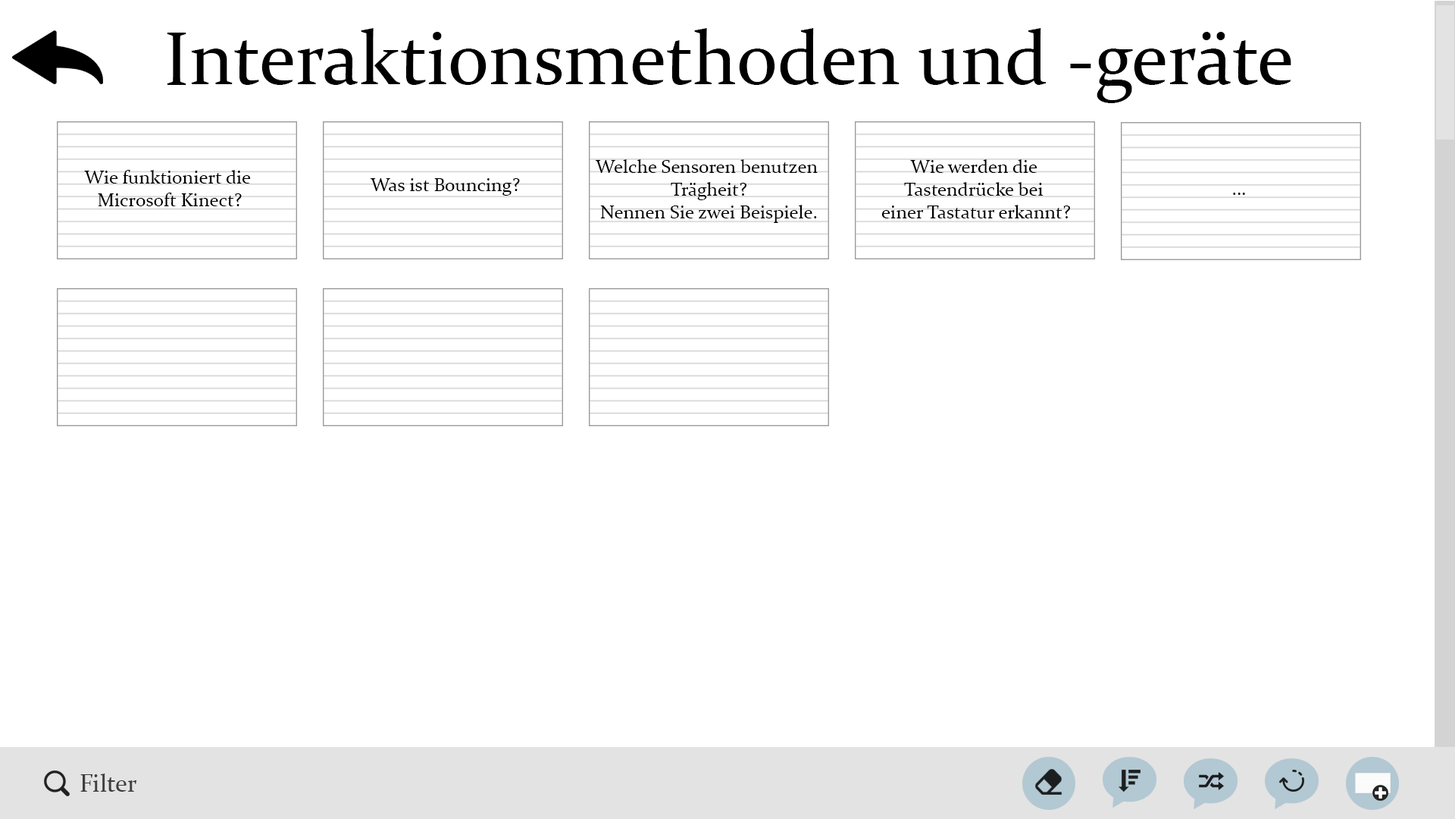
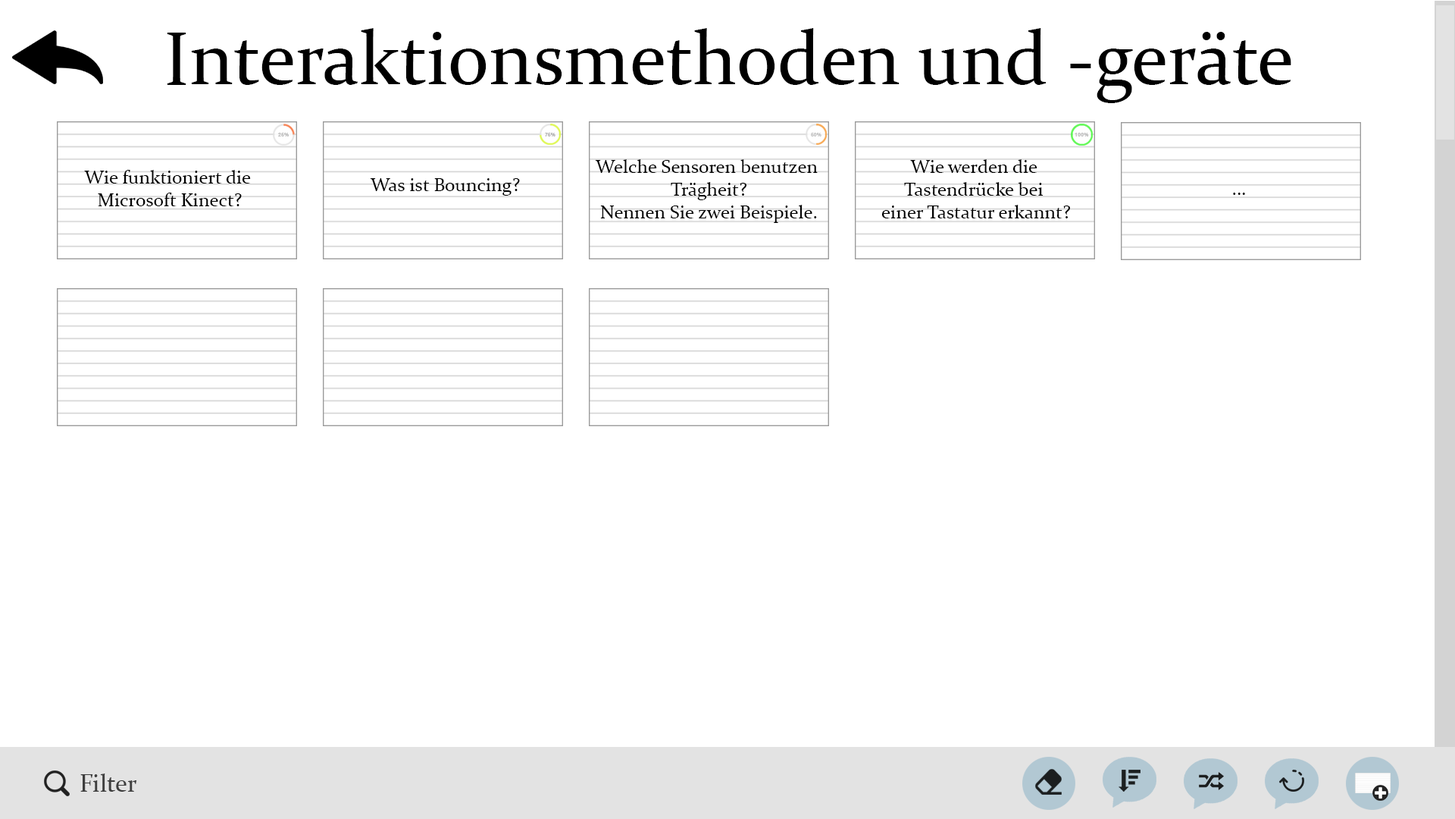
Layers edited between the first and the second 1455 × 819 image:
added group "Score 1" (85%) with 3 layers in group "Card Set Viewer" over box(272, 123, 295, 146)
added layer "25%" in group "Score 1" over box(278, 132, 289, 137)
added layer "Color" (2nd of 5, in "Card Set Viewer" › "Score 1") (75%) in group "Score 1" over box(283, 123, 295, 135)
added layer "Circle" (2nd of 5, in "Card Set Viewer" › "Score 1") in group "Score 1" over box(272, 123, 295, 146)
added group "Score 2" (85%) with 3 layers in group "Card Set Viewer" over box(539, 123, 561, 145)
added layer "75%" (2nd of 2, in "Card Set Viewer" › "Score 2") in group "Score 2" over box(544, 132, 556, 137)
added layer "Color" (3rd of 5, in "Card Set Viewer" › "Score 2") (75%) in group "Score 2" over box(539, 123, 561, 145)
added layer "Circle" (3rd of 5, in "Card Set Viewer" › "Score 2") in group "Score 2" over box(539, 123, 561, 145)
added group "Score 3" (85%) with 3 layers in group "Card Set Viewer" over box(805, 123, 827, 145)
added layer "50%" in group "Score 3" over box(811, 132, 822, 137)
added layer "Color" (4th of 5, in "Card Set Viewer" › "Score 3") (75%) in group "Score 3" over box(816, 123, 827, 145)
added layer "Circle" (4th of 5, in "Card Set Viewer" › "Score 3") in group "Score 3" over box(805, 123, 827, 145)
added group "Score 4" (85%) with 3 layers in group "Card Set Viewer" over box(1071, 123, 1094, 146)
added layer "100%" in group "Score 4" over box(1074, 132, 1090, 137)
added layer "Color" (5th of 5, in "Card Set Viewer" › "Score 4") (75%) in group "Score 4" over box(1071, 123, 1094, 146)
added layer "Circle" (5th of 5, in "Card Set Viewer" › "Score 4") in group "Score 4" over box(1071, 123, 1094, 146)
